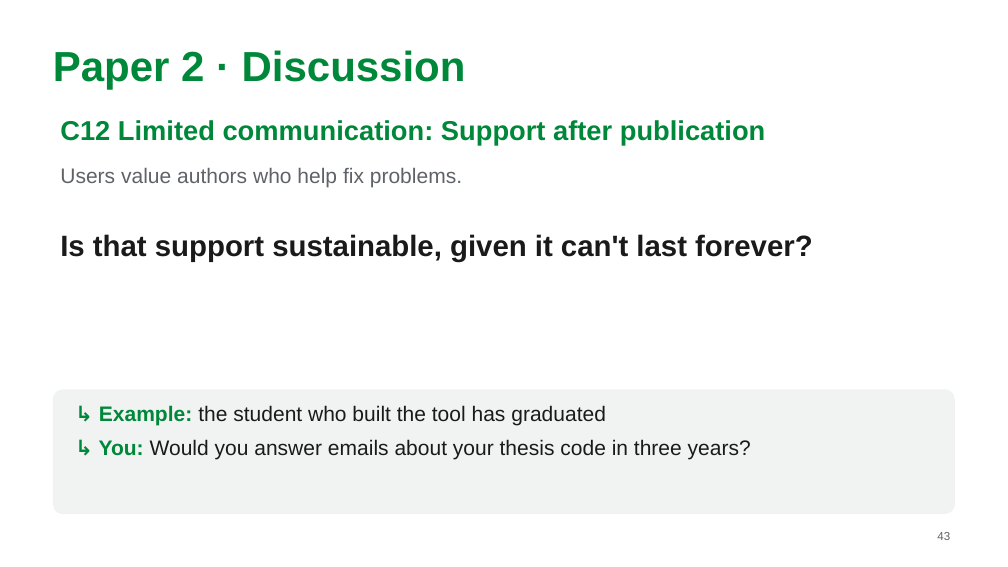
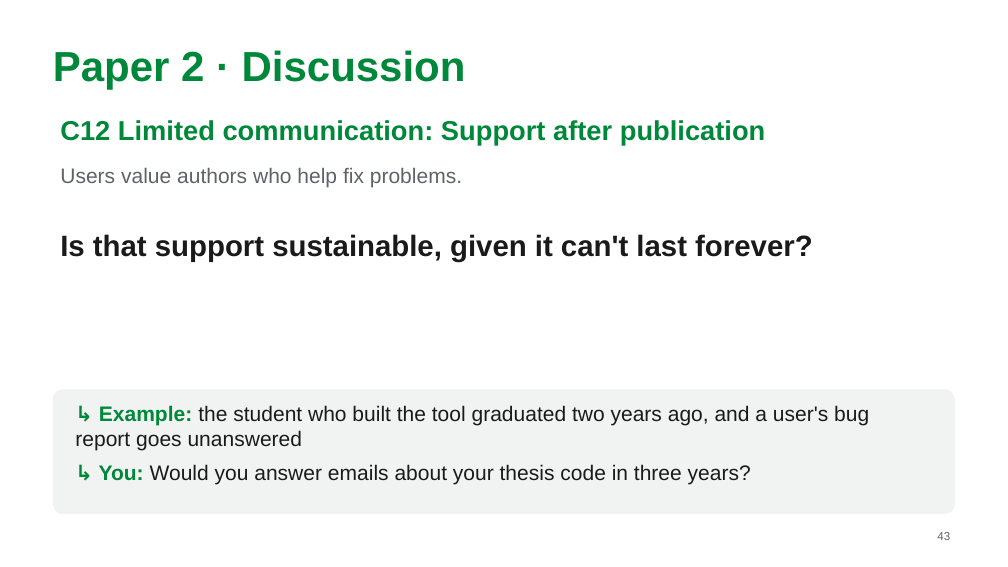
Before and after one commit to MarkAndreDuesing/Reprod_Docs_And_Notes, a slide deck: slide 43 of Vorl_2/slides/lecture2-team-paper2.pptx. Drawn at 1008x567 pixels with LibreOffice and Linux fonts; fonts in the diff are those of the drawing. Boxes give left, top, right and bottom in pixels: in the first picture for what was removed or moved away, otherwise in the second. Text is boxed around its words. In the diff, an @@ line names an element or a change of style, - is before the commit and + after.

```diff
--- a/Vorl_2/slides/lecture2-team-paper2.pptx
+++ b/Vorl_2/slides/lecture2-team-paper2.pptx
@@ text at (x1=75, y1=405, x2=869, y2=451): text changed @@
-↳ Example: the student who built the tool has graduated
+↳ Example: the student who built the tool graduated two years ago, and a user's bug report goes unanswered
```
Also in this commit, not shown: 7 other slides changed, 2 other files.
